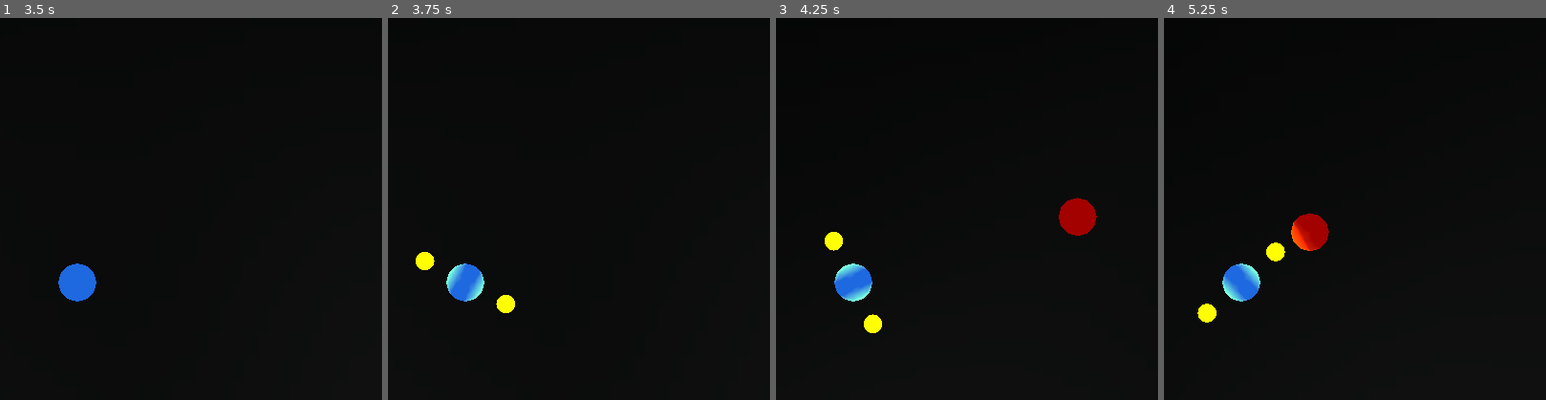
Above: before the commit, frames 1-4 (left to right).
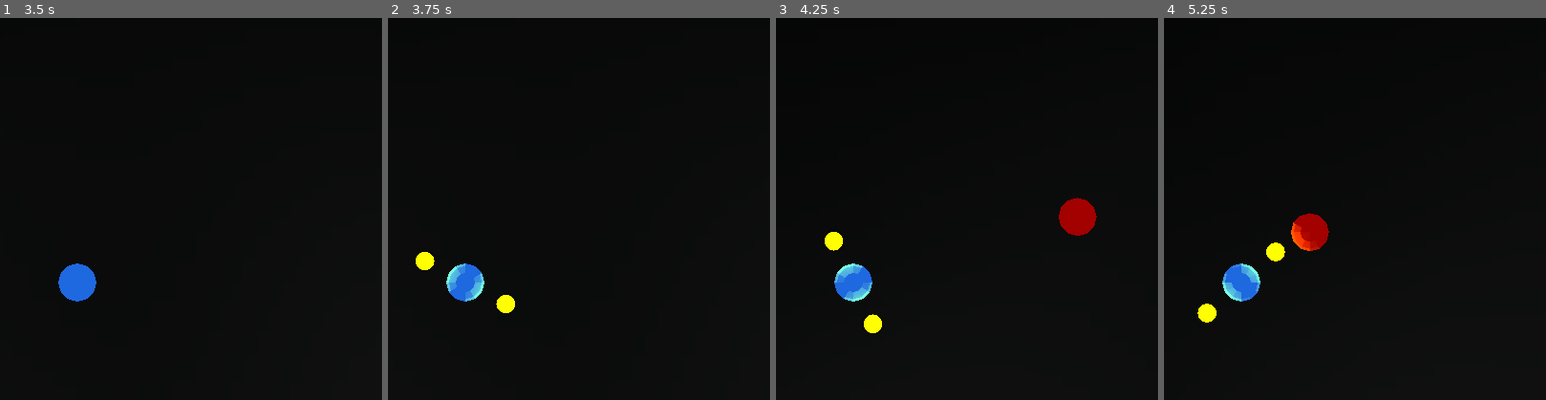
Above: after the commit, the same moments.

Repository: doctor-g/LD55
Game: Godot game, scene res://title_screen.tscn
Two runs of this game, one before a commit and one after it. Both use one fixed random seed, a clock stepped at 60 frames per second and the inputs below.
Inputs (mouse positions are % of the whole screen's width and height, from its top left):
- Up to frame 1 (3.5 s): tap Enter at 0.5 s; drag from (50, 50) to (60, 28) at 0.52 s; tap Space (summon) at 1.25, 2, 2.1, 2.75 s; drag from (30, 55) to (45, 70) at 1.27 s; move the mouse to (60, 28) at 2.02 s; hold D (move_right) 2.03-2.75 s; drag from (45, 70) to (20, 35) at 2.77 s
- Up to frame 2 (3.75 s): tap Space (summon) at 3.5, 3.6 s; move the mouse to (80, 65) at 3.52 s; hold A (move_left) from 3.53 s (still down)
- Up to frame 3 (4.25 s): keep holding A (move_left)
- Up to frame 4 (5.25 s): release A (move_left) at 4.25 s; drag from (20, 35) to (35, 25) at 4.27 s; move the mouse to (55, 50) at 5.02 s; hold S (move_down) from 5.03 s (still down); tap Space (summon) at 5.1 s; click (55, 50) at 5.17 s
The pictures show only the part of the screen within x 40-90%, y 15-65%; the shares and areas given below are measured in that part.

Frame 1 is identical in both runs. In frame 2, 0.1% of the frame differs, in the area x 15-26%, y 64-75%; in frame 3, 0.1%; in frame 4, 0.2%, in the area x 15-39%, y 52-75%.

Commit message:
Use rough surfaces for cooler look

Diff:
--- a/project/enemy.tscn
+++ b/project/enemy.tscn
@@ -13,6 +13,7 @@
 script = ExtResource("1_ewhv8")
 
 [node name="CSGSphere3D" type="CSGSphere3D" parent="."]
+smooth_faces = false
 material = SubResource("StandardMaterial3D_qmdme")
 
 [node name="CollisionShape3D" type="CollisionShape3D" parent="."]
--- a/project/hero.gd
+++ b/project/hero.gd
@@ -27,9 +27,11 @@
 	_update_score_label()
 
 
-func _physics_process(_delta: float) -> void:
+func _physics_process(delta: float) -> void:
 	if not alive:
 		return
+
+	$Heart.rotate_y(delta*0.1)
 
 	var direction := Input.get_vector("move_left", "move_right", "move_down", "move_up")
 	var vector := Vector3(direction.x, 0, -direction.y).normalized()
--- a/project/hero.tscn
+++ b/project/hero.tscn
@@ -123,10 +123,12 @@
 script = ExtResource("1_8uykj")
 
 [node name="Shell" type="CSGSphere3D" parent="."]
+smooth_faces = false
 material = SubResource("StandardMaterial3D_ymwut")
 
 [node name="Heart" type="CSGSphere3D" parent="."]
 radius = 0.35
+smooth_faces = false
 material = SubResource("StandardMaterial3D_25d3w")
 
 [node name="CollisionShape3D" type="CollisionShape3D" parent="."]
